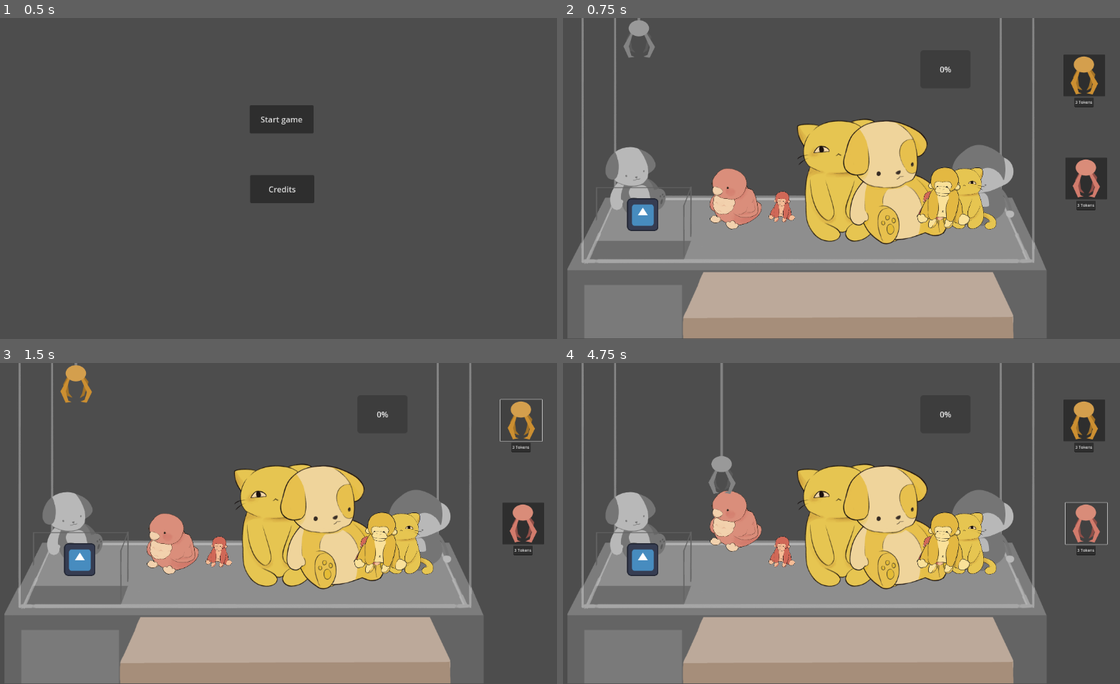
Above: before the commit, frames 1-4 (two rows, left to right).
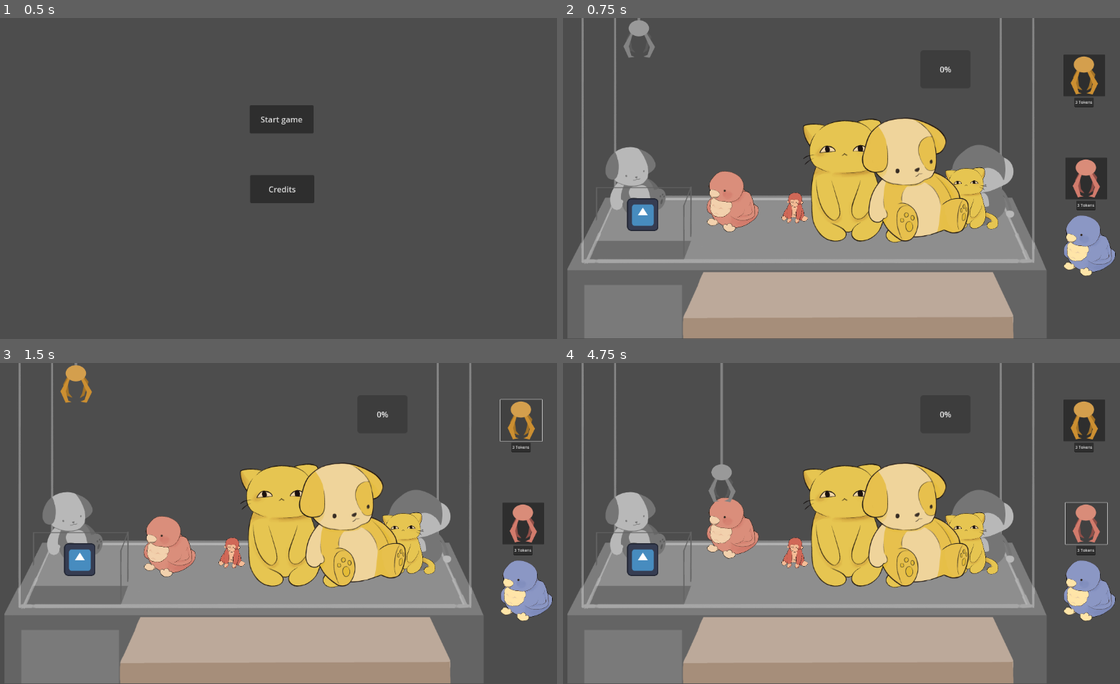
Above: after the commit, the same moments.

Repository: AStilley/BrackeysGameJam2025
Game: Godot game, scene res://Nodes_Alvin/crane_game_parent_node.tscn
Same seed, same stepped clock (60 frames per second), same inputs: the game is played once before the commit and once after it. The engine's default icon, where the game draws it, is replaced by a stand-in: a white triangle on a blue panel in a dark square.
Inputs (mouse positions are in pixels of both pictures, inside the frame that each line leads up to):
- Up to frame 1 (0.5 s): no input
- Up to frame 2 (0.75 s): click "Start game" at 0.5 s
- Up to frame 3 (1.5 s): click (523, 420) at 1.25 s
- Up to frame 4 (4.75 s): click (1086, 523) at 2 s; tap Enter at 2.75 s; hold D (right) 2.78-3.53 s; tap C (claw_cycle) at 2.85, 4.35 s; hold A (left) 3.53-4.28 s; tap Space (grab) at 3.6 s; hold D (right) from 4.28 s (still down)

Frame 1 is identical in both runs. In frame 2, 8.1% of the frame differs, in the area x 25-100%, y 30-81%; in frame 3, 8.1%; in frame 4, 8.6%, in the area x 25-100%, y 28-81%.
Error after the commit: Invalid assignment of property or key 'texture' with value of type 'CompressedTexture2D' on a base object of type 'Nil'. (res://Nodes_Alvin/test_toy.gd:90)

Commit message:
Supposedly current

Diff:
--- a/brackey's-game-jam-2025/Nodes_Alvin/Main.gd
+++ b/brackey's-game-jam-2025/Nodes_Alvin/Main.gd
@@ -11,11 +11,15 @@
 var favType = toyTypeList.pick_random()
 var favSize = sizeTypeList.pick_random()
 var favColour = colorTypeList.pick_random()
+
+signal favoriteToy(favType,favSize, favColour)
+
 func _ready() -> void:
 	resetFavorites()
 	print("Favorite Type: ", favType)
 	print("Favorite Size: ", favSize)
 	print("Favorite Color: ", favColour)
+
 func _on_progress_change(n):
 	$ProgressBar.value += n
 	#print($ProgressBar.value)
@@ -23,6 +27,7 @@
 	favType = toyTypeList.pick_random()
 	favSize = sizeTypeList.pick_random()
 	favColour = colorTypeList.pick_random()
+	favoriteToy.emit(favType,favSize, favColour)
 func _on_detect_area_area_entered(area: Area2D) -> void:
 
 	#Daughter's Favorites for the Level
--- a/brackey's-game-jam-2025/Nodes_Alvin/crane_game_parent_node.gd
+++ b/brackey's-game-jam-2025/Nodes_Alvin/crane_game_parent_node.gd
@@ -1,6 +1,5 @@
 extends Node2D
 @onready var crane_machine_level: Node2D = $CraneMachineLevel
-@onready var prize_corner: Node2D = $PrizeCorner
 @onready var main: Node2D = $Main
 
 
@@ -14,8 +13,6 @@
 	print("Screen test")
 	crane_machine_level.visible = false
 	crane_machine_level.set_process(false)
-	prize_corner.visible = false
-	prize_corner.set_process(false)
 	main.visible = true
 	main.set_process(true)
 	reset_tokens()
@@ -36,21 +33,14 @@
 		1:
 			mainMenuOn()
 			craneMachineOff()
-			prizeCornerOff()
 			mainMenuOff()
 			pass
 		2:
 			#Whatever the current level is
 			craneMachineOn()
-			prizeCornerOff()
 			mainMenuOff()
 			pass
 		3:
-			prizeCornerOn()
-			craneMachineOff()
-			mainMenuOff()
-			pass
-		4:
 			screen = 1
 			switchToScreen()
 			mainMenuOn()
@@ -61,12 +51,6 @@
 func craneMachineOff():
 	crane_machine_level.visible = false
 	crane_machine_level.set_process(false)
-func prizeCornerOn():
-	prize_corner.visible = true
-	prize_corner.set_process(true)
-func prizeCornerOff():
-	prize_corner.visible = false
-	prize_corner.set_process(false)
 func mainMenuOn():
 	main.visible = true
 	main.set_process(true)
--- a/brackey's-game-jam-2025/Nodes_Alvin/crane_game_parent_node.tscn
+++ b/brackey's-game-jam-2025/Nodes_Alvin/crane_game_parent_node.tscn
@@ -1,16 +1,12 @@
-[gd_scene load_steps=4 format=3 uid="uid://dmsf72xefdqb"]
+[gd_scene load_steps=3 format=3 uid="uid://dmsf72xefdqb"]
 
 [ext_resource type="Script" uid="uid://bvdkeot5sw57r" path="res://Nodes_Alvin/crane_game_parent_node.gd" id="1_hn4cn"]
 [ext_resource type="PackedScene" uid="uid://cy486p43w4iie" path="res://Nodes_Alvin/crane_machine_level.tscn" id="1_xehnx"]
-[ext_resource type="PackedScene" uid="uid://cuu7ccn6qw1v3" path="res://Nodes_Alvin/prize_corner.tscn" id="2_co7w4"]
 
 [node name="CraneGameParentNode" type="Node2D"]
 script = ExtResource("1_hn4cn")
 
 [node name="CraneMachineLevel" parent="." instance=ExtResource("1_xehnx")]
-
-[node name="PrizeCorner" parent="." instance=ExtResource("2_co7w4")]
-visible = false
 
 [node name="Main" type="Node2D" parent="."]
 
--- a/brackey's-game-jam-2025/Nodes_Alvin/crane_machine_level.tscn
+++ b/brackey's-game-jam-2025/Nodes_Alvin/crane_machine_level.tscn
@@ -7,6 +7,8 @@
 [ext_resource type="Texture2D" uid="uid://xq2gx1mfuco3" path="res://Assets_Alvin/Sprites/Tank-bg-placeholder.png" id="5_bassv"]
 [ext_resource type="Texture2D" uid="uid://c017bmsbrfk6k" path="res://Assets_Alvin/Sprites/Crane Claw Sprites/Gold-claw-prize-redeem.png" id="6_7yg4k"]
 [ext_resource type="Texture2D" uid="uid://c6vlk4o8c4bm1" path="res://Assets_Alvin/Sprites/Crane Claw Sprites/Red-claw-prize-redeem.png" id="7_hjspi"]
+[ext_resource type="Script" uid="uid://buvnmgxbil117" path="res://Nodes_Alvin/ideal_toy.gd" id="8_hjspi"]
+[ext_resource type="Texture2D" uid="uid://coendbjx1hwww" path="res://Assets_Alvin/Sprites/Toy Sprites/toy-bird/toy-bird-bklue.png" id="8_pf5i6"]
 
 [sub_resource type="RectangleShape2D" id="RectangleShape2D_52bq2"]
 size = Vector2(523.625, 20)
@@ -32,31 +34,23 @@
 position = Vector2(169, 398)
 
 [node name="TestToy" parent="." instance=ExtResource("2_02q7i")]
-position = Vector2(354, 251)
+position = Vector2(348, 228)
 scale = Vector2(0.25, 0.25)
 
 [node name="TestToy3" parent="." instance=ExtResource("2_02q7i")]
-position = Vector2(586, 234)
+position = Vector2(598, 224)
 scale = Vector2(0.25, 0.25)
 
 [node name="TestToy5" parent="." instance=ExtResource("2_02q7i")]
-position = Vector2(827, 300)
+position = Vector2(831, 231)
 scale = Vector2(0.25, 0.25)
 
 [node name="TestToy2" parent="." instance=ExtResource("2_02q7i")]
-position = Vector2(448, 290)
+position = Vector2(474, 307)
 scale = Vector2(0.25, 0.25)
 
 [node name="TestToy4" parent="." instance=ExtResource("2_02q7i")]
-position = Vector2(680, 273)
-scale = Vector2(0.25, 0.25)
-
-[node name="TestToy6" parent="." instance=ExtResource("2_02q7i")]
-position = Vector2(747, 343)
-scale = Vector2(0.25, 0.25)
-
-[node name="TestToy12" parent="." instance=ExtResource("2_02q7i")]
-position = Vector2(774, 200)
+position = Vector2(718, 307)
 scale = Vector2(0.25, 0.25)
 
 [node name="Gold Claw" type="Button" parent="."]
@@ -84,12 +78,21 @@
 icon = ExtResource("7_hjspi")
 
 [node name="TextEdit" type="TextEdit" parent="Red Claw"]
+layout_mode = 0
 offset_left = 44.0
 offset_top = 174.0
 offset_right = 122.0
 offset_bottom = 212.0
 text = "3 Tokens"
 
+[node name="Ideal Toy" type="Sprite2D" parent="."]
+position = Vector2(1066, 460)
+scale = Vector2(0.25, 0.25)
+texture = ExtResource("8_pf5i6")
+script = ExtResource("8_hjspi")
+
 [connection signal="dropToy" from="Crane" to="TestToy" method="_on_crane_drop_toy"]
+[connection signal="favoriteToy" from="ToyDetect" to="Ideal Toy" method="_on_toy_detect_favorite_toy"]
 [connection signal="button_down" from="Gold Claw" to="Crane" method="_on_gold_claw_button_down"]
 [connection signal="button_down" from="Red Claw" to="Crane" method="_on_red_claw_button_down"]
+[connection signal="forceExistence" from="Ideal Toy" to="TestToy" method="_on_ideal_toy_force_existence"]
--- /dev/null
+++ b/brackey's-game-jam-2025/Nodes_Alvin/ideal_toy.gd
@@ -0,0 +1,95 @@
+extends Sprite2D
+# Called when the node enters the scene tree for the first time.
+
+signal forceExistence(type,size,toyColor,num)
+func _ready() -> void:
+	pass # Replace with function body.
+
+
+# Called every frame. 'delta' is the elapsed time since the previous frame.
+func _process(delta: float) -> void:
+	pass
+
+
+func _on_toy_detect_favorite_toy(type,size,toyColour) -> void:
+	match size:
+		"Small":
+			scale = Vector2(0.125,0.125)
+		"Medium":
+			scale = Vector2(0.25,0.25)
+		"Large":
+			scale = Vector2(0.50,0.50)/2
+	match type:
+		"Bird":
+			match toyColour:
+				"Blue":
+					texture = load('res://Assets_Alvin/Sprites/Toy Sprites/toy-bird/toy-bird-bklue.png')
+				"Green":
+					texture = load('res://Assets_Alvin/Sprites/Toy Sprites/toy-bird/toy-bird-green.png')
+				"Purple":
+					texture = load('res://Assets_Alvin/Sprites/Toy Sprites/toy-bird/toy-bird-purple.png')
+				"Red":
+					texture = load('res://Assets_Alvin/Sprites/Toy Sprites/toy-bird/toy-bird-red.png')
+				"Yellow":
+					texture = load('res://Assets_Alvin/Sprites/Toy Sprites/toy-bird/toy-bird-yellow.png')
+		"Cat":
+			match toyColour:
+				"Blue":
+					texture = load('res://Assets_Alvin/Sprites/Toy Sprites/toy-cat/toy-cat-blue.png')
+				"Green":
+					texture = load('res://Assets_Alvin/Sprites/Toy Sprites/toy-cat/toy-cat-green.png')
+				"Purple":
+					texture = load('res://Assets_Alvin/Sprites/Toy Sprites/toy-cat/toy-cat-purple.png')
+				"Red":
+					texture = load('res://Assets_Alvin/Sprites/Toy Sprites/toy-cat/toy-cat-red.png')
+				"Yellow":
+					texture = load('res://Assets_Alvin/Sprites/Toy Sprites/toy-cat/toy-cat-yellow.png')
+		"Dog":
+			match toyColour:
+				"Blue":
+					texture = load("res://Assets_Alvin/Sprites/Toy Sprites/toy-dog/toy-dog-blue.png")
+				"Green":
+					texture = load("res://Assets_Alvin/Sprites/Toy Sprites/toy-dog/toy-dog-green.png")
+				"Purple":
+					texture = load("res://Assets_Alvin/Sprites/Toy Sprites/toy-dog/toy-dog-purple.png")
+				"Red":
+					texture = load("res://Assets_Alvin/Sprites/Toy Sprites/toy-dog/toy-dog-red.png")
+				"Yellow":
+					texture = load("res://Assets_Alvin/Sprites/Toy Sprites/toy-dog/toy-dog-yellow.png")
+		"Frog":
+			match toyColour:
+				"Blue":
+					texture = load("res://Assets_Alvin/Sprites/Toy Sprites/toy-frog/toy-frog-blue.png")
+				"Green":
+					texture = load("res://Assets_Alvin/Sprites/Toy Sprites/toy-frog/toy-frog-green.png")
+				"Purple":
+					texture = load("res://Assets_Alvin/Sprites/Toy Sprites/toy-frog/toy-frog-purple.png")
+				"Red":
+					texture = load("res://Assets_Alvin/Sprites/Toy Sprites/toy-frog/toy-frog-red.png")
+				"Yellow":
+					texture = load("res://Assets_Alvin/Sprites/Toy Sprites/toy-frog/toy-frog-yellow.png")
+		"Gorilla":
+			match toyColour:
+				"Blue":
+					texture = load("res://Assets_Alvin/Sprites/Toy Sprites/toy-gorilla/toy-gorilla-blue.png")
+				"Green":
+					texture = load("res://Assets_Alvin/Sprites/Toy Sprites/toy-gorilla/toy-gorilla-green.png")
+				"Purple":
+					texture = load("res://Assets_Alvin/Sprites/Toy Sprites/toy-gorilla/toy-gorilla-purple.png")
+				"Red":
+					texture = load("res://Assets_Alvin/Sprites/Toy Sprites/toy-gorilla/toy-gorilla-red.png")
+				"Yellow":
+					texture = load("res://Assets_Alvin/Sprites/Toy Sprites/toy-gorilla/toy-gorilla-yellow.png")
+		"Monkey":
+			match toyColour:
+				"Blue":
+					texture = load("res://Assets_Alvin/Sprites/Toy Sprites/toy-monkey/Toy-monkey-blue.png")
+				"Green":
+					texture = load("res://Assets_Alvin/Sprites/Toy Sprites/toy-monkey/Toy-monkey-green.png")
+				"Purple":
+					texture = load("res://Assets_Alvin/Sprites/Toy Sprites/toy-monkey/Toy-monkey-purple.png")
+				"Red":
+					texture = load("res://Assets_Alvin/Sprites/Toy Sprites/toy-monkey/Toy-monkey-red.png")
+				"Yellow":
+					texture = load("res://Assets_Alvin/Sprites/Toy Sprites/toy-monkey/Toy-monkey-yellow.png")
+	forceExistence.emit(type,size,toyColour,randi_range(1,5))
--- a/brackey's-game-jam-2025/Nodes_Alvin/test_toy.gd
+++ b/brackey's-game-jam-2025/Nodes_Alvin/test_toy.gd
@@ -19,6 +19,9 @@
 var toyType = "Bird"
 var toySize = "Large"
 var toyColour = "Blue"
+
+
+
 @onready var toy_sprite: Sprite2D = $ToySprite
 
 
@@ -158,3 +161,10 @@
 func _on_area_entered(area: Area2D) -> void:
 	if !area.is_in_group("Detect") and debug_gravity:
 		gravitySwitch = false
+
+
+func _on_ideal_toy_force_existence(type: Variant, size: Variant, toyColor: Variant, num: Variant) -> void:
+	#print(name)
+	#print("Ideal Toy is on: ",str("TestToy",num))
+	#if name == str("TestToy",num):
+	setToy(type, size, toyColor)
Not shown: 1 places in brackey's-game-jam-2025/Nodes_Alvin/crane_machine_level.tscn that only renumber resources
Not shown, added: brackey's-game-jam-2025/Nodes_Alvin/ideal_toy.gd.uid
